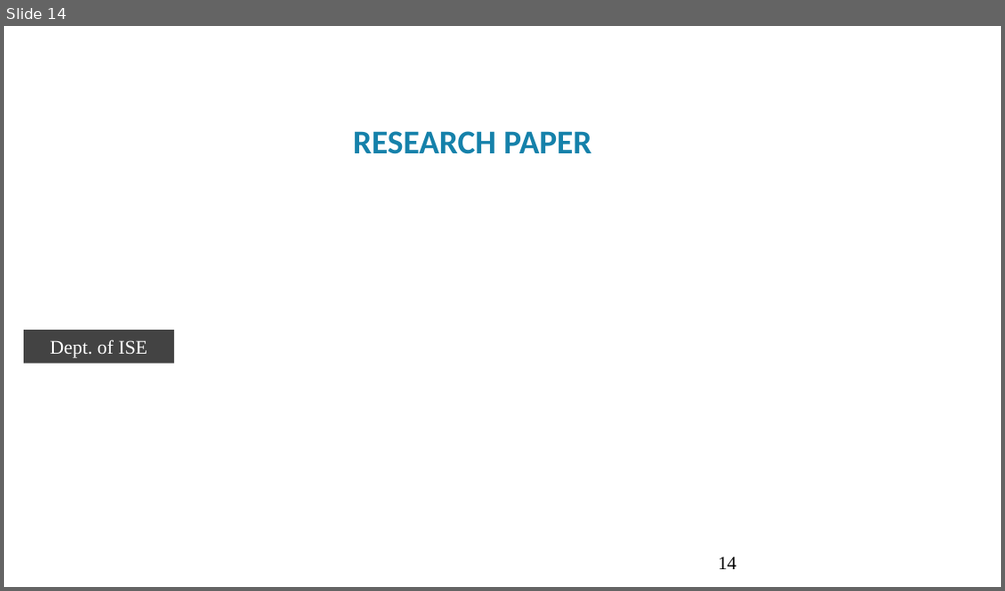
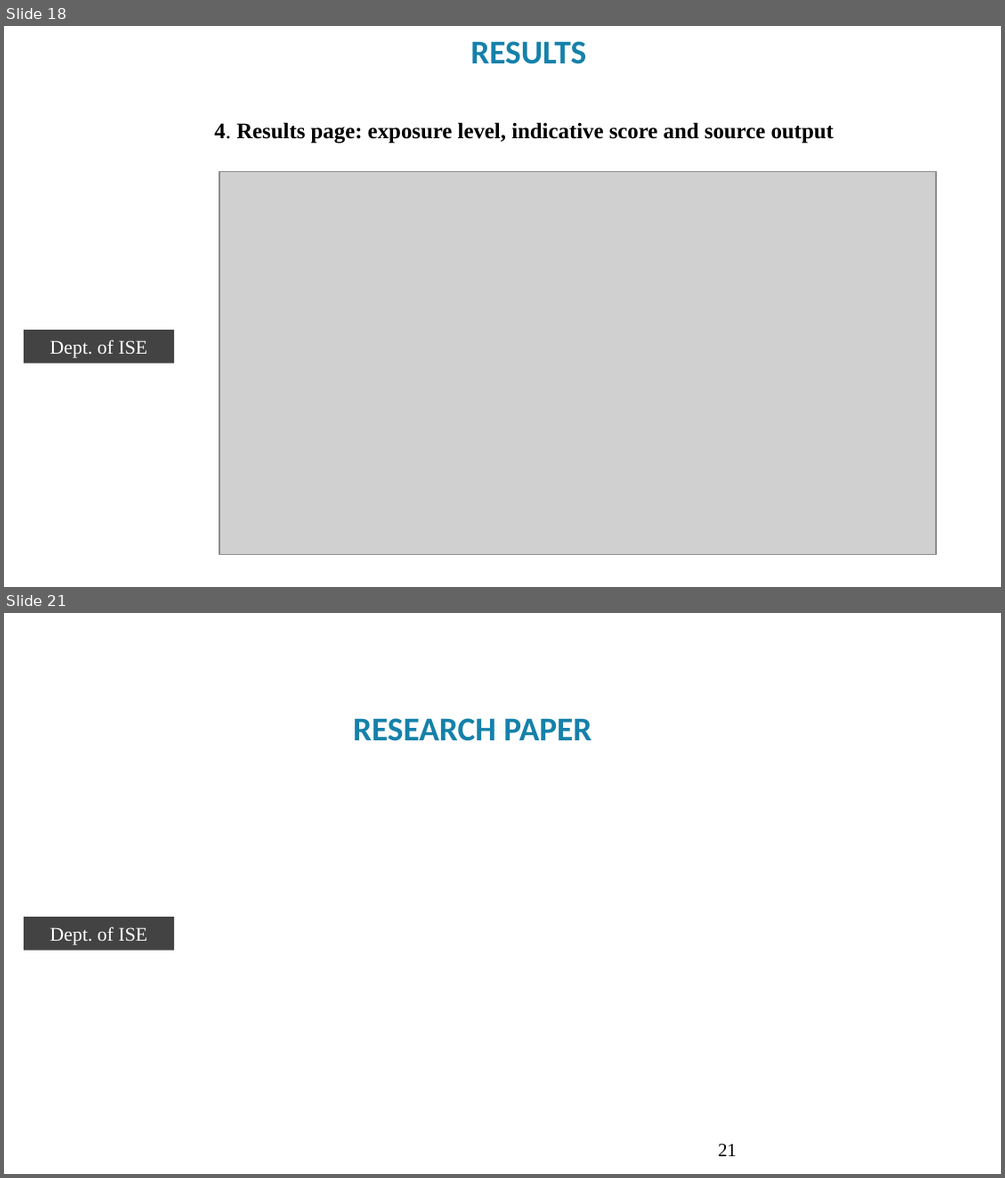
Before and after one commit to premkumarteli/OSINT-BreachShield, a slide deck: docs/Phase2/Final_presentation2 format 2026-27_BLANK_TEMPLATE.pptx. Shown one above the other, each under a label of ours: slide 14 before the commit, slides 18 and 21 after it; the slides between them are not shown. The pictures are 1005x591 and 1005x1178 pixels, drawn with LibreOffice and Linux fonts; fonts in the diff are those of the drawing; grey boxes stand for pictures; background and template pictures are left out. Boxes give left, top, right and bottom in pixels: in the first picture for what was removed or moved away, otherwise in the second. Text is boxed around its words. In the diff, an @@ line names an element or a change of style, - is before the commit and + after.

```diff
--- a/docs/Phase2/Final_presentation2 format 2026-27_BLANK_TEMPLATE.pptx
+++ b/docs/Phase2/Final_presentation2 format 2026-27_BLANK_TEMPLATE.pptx
@@ slide 18 added at (x1=4, y1=26, x2=1001, y2=587), background #FFFFFF @@
@@ text added at (x1=470, y1=41, x2=586, y2=64), 24 pt, text #1581AA, bold @@
+RESULTS
@@ text added at (x1=214, y1=122, x2=833, y2=143), 16 pt, text #000000, bold @@
+4. Results page: exposure level, indicative score and source output
@@ picture added at (x1=219, y1=172, x2=936, y2=555) @@
@@ rectangle added at (x1=24, y1=330, x2=175, y2=364), fill #434343, 14 pt, text #FFFFFF @@
+Dept. of ISE
@@ text added at (x1=60, y1=550, x2=123, y2=580), 13.5 pt, text #FFFFFF, bold @@
+11
@@ what was slide 14 is now slide 21 @@
@@ page number at (x1=718, y1=1143, x2=736, y2=1156): text changed @@
-14
+21
```
Also in this commit, not shown: 10 slides changed, 10 other slides added, 4 slides removed, 5 other files.
